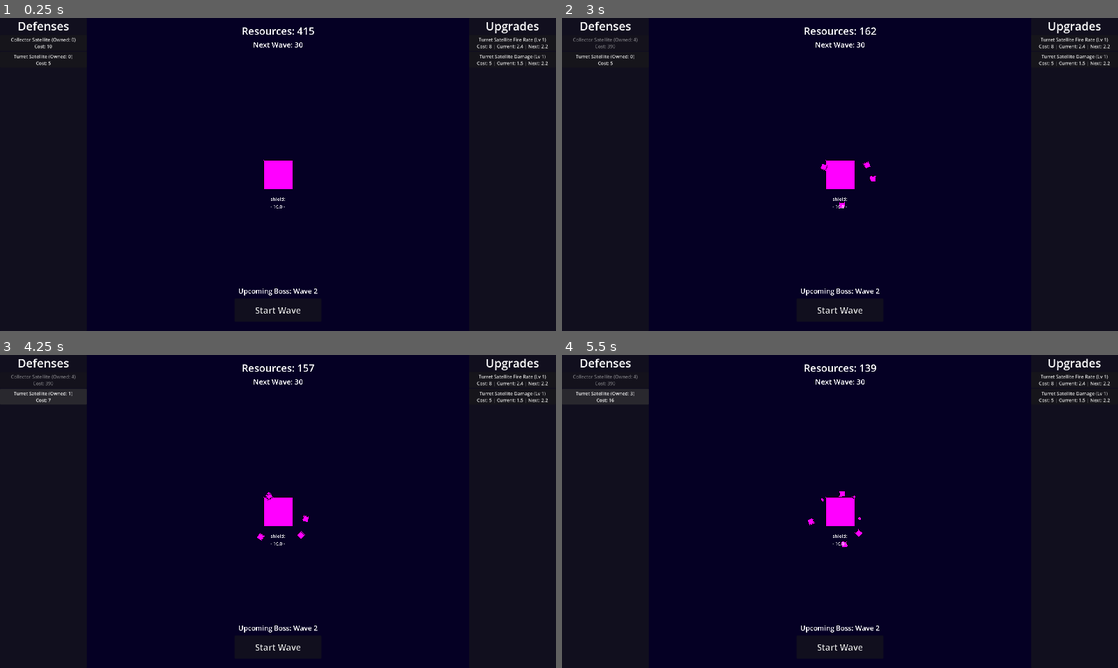
Above: before the commit, frames 1-4 (two rows, left to right).
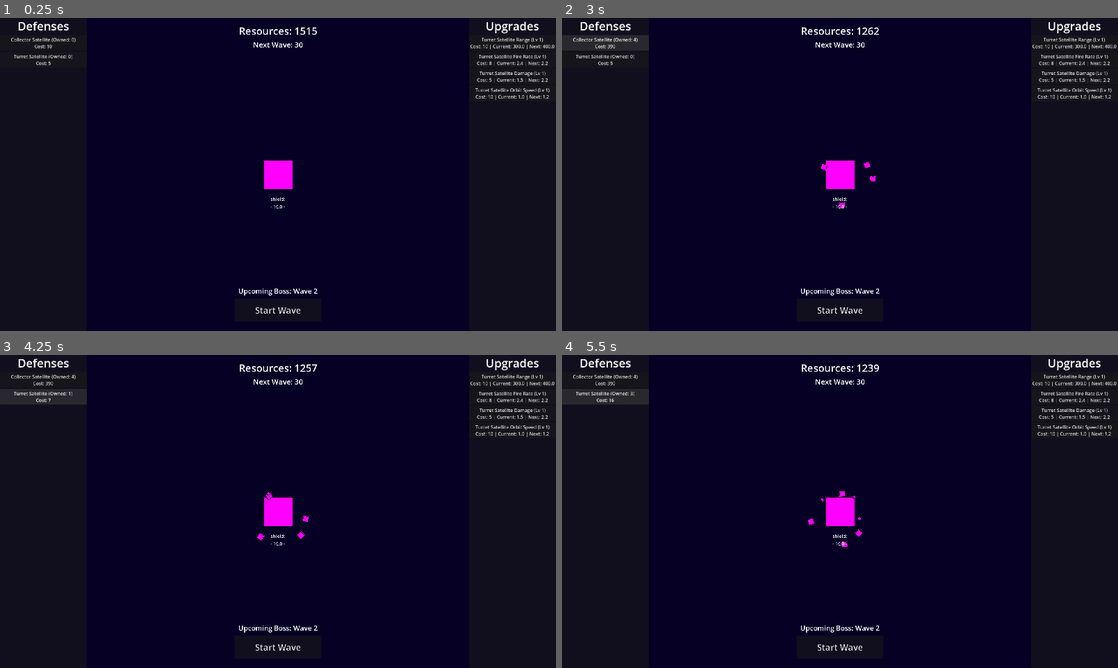
Above: after the commit, the same moments.

Repository: naeemR123/Learners-Game-Jam--2
Game: Godot game, scene res://Scenes/main.tscn
Two runs of this game, one before a commit and one after it. Both use one fixed random seed, a clock stepped at 60 frames per second and the inputs below.
Inputs:
- Up to frame 1 (0.25 s): no input
- Up to frame 2 (3 s): click "Collector Satellite (Owned: 0…" at 0.5 s; click "Collector Satellite (Owned: 1…" at 1.25 s; click "Collector Satellite (Owned: 2…" at 2 s; click "Collector Satellite (Owned: 3…" at 2.75 s
- Up to frame 3 (4.25 s): click "Turret Satellite (Owned: 0) C…" at 3.5 s
- Up to frame 4 (5.5 s): click "Turret Satellite (Owned: 1) C…" at 4.25 s; click "Turret Satellite (Owned: 2) C…" at 5 s

The runs differ from the first frame. In frame 1, 0.9% of the frame differs, in the area x 43-100%, y 2-27%; in frame 2, 1.0%, in the area x 2-100%, y 2-27%; in frame 3, 0.9%; in frame 4, 1.0%.

Commit message:
Added despawning, upgrades, bug, and reset fixes
Introduce despawn behavior for asteroids, projectiles, and resources (timers/margins); add visual hit-flash for asteroids. Add two new turret satellite upgrades (orbit_speed, range) and tweak existing upgrade descriptions. Harden Game_Manager: safer register_defense_stats, purchase_upgrade validation (only deducts resources after category check), and expanded game_reset to fully restore stats, upgrades, and defenses. Duplicate CollisionShape2D instances for satellites to avoid shared shapes. Misc: adjust collector/turret stats, increase starting resources, and add debug prints for registration/reset events.

Diff:
--- a/Scenes/main.tscn
+++ b/Scenes/main.tscn
@@ -9,7 +9,7 @@
 [node name="Main" type="Node2D" unique_id=1160054467]
 script = ExtResource("1_344ge")
 extra_resources = true
-extra_amount = 400
+extra_amount = 1500
 custom_wave = true
 wave_number = 30
 
--- a/Scenes/resource.tscn
+++ b/Scenes/resource.tscn
@@ -17,3 +17,9 @@
 
 [node name="Sprite2D" type="Sprite2D" parent="." unique_id=1761066741]
 texture = SubResource("PlaceholderTexture2D_2f3j8")
+
+[node name="DespawnTimer" type="Timer" parent="." unique_id=458538559]
+wait_time = 90.0
+one_shot = true
+
+[connection signal="timeout" from="DespawnTimer" to="." method="_on_timer_timeout"]
--- a/Scripts/Globals/game_manager.gd
+++ b/Scripts/Globals/game_manager.gd
@@ -73,15 +73,20 @@
 
 	dir.list_dir_end()	# CRITICAL : always needs to be called when done iterating
 
-
-# Checks 'default_stats' for resource.id , if not found, duplicates it under it's id
+	print(" | DEFENSES REGISTERED | ")
+
+
+# Checks arrays for defense , if not found, adds or duplicates it under it's id
 # Called by register_all_defenses()
 func register_defense_stats(defense: DefenseData) -> void:
 
-	# Safe for multiple calls : won't overwrite if entry exists
+	# Safe for multiple calls : won't write if entry exists
 	if not active_stats.has(defense.id):
 		# Duplicates to store an independant copy, instead of referencing the original
 		active_stats[defense.id] = defense.default_stats.duplicate()
+
+	# Safe for multiple calls : won't write if entry exists
+	if not all_defenses.has(defense):
 		all_defenses.append(defense)
 
 
@@ -110,7 +115,7 @@
 		file_name = dir.get_next()
 
 	dir.list_dir_end()	# CRITICAL
-
+	print(" | UPGRADES REGISTERED | ")
 
 # Checks 'all_upgrades' for resource , if not found, references it
 # Called by register_all_upgrades()
@@ -174,17 +179,22 @@
 
 	# Purchases if player has enough resources
 	if resources >= cost:
-		resources -= cost
-		upgrade.level_up()	# Increases Upgrade level
 
 		# Safety check : Only upgrades if it is a valid, registered category and property
 		if active_stats.has(upgrade.target_category):
+
+			resources -= cost
+			upgrade.level_up()	# Increases Upgrade level
+
 			# Updates the dictionary using the UpgradeData's ID
 			# Upgrades the specified category and property of the targeted Defense
 			active_stats[upgrade.target_category][upgrade.id] = upgrade.get_current_value()
+
 		else:
 			# Pushes if upgrade's target_category doesn't exist - meaning the category was never registered, or it is incorrect
 			push_warning("Purchase_upgrade: target_category '%s' not found in active_stats. Was it registered correctly?" % upgrade.target_category)
+			return false # Purchase unsuccessful : target_category not found in active_stats
+
 
 		# Tells UI to refresh
 		resources_changed.emit()
@@ -217,35 +227,51 @@
 
 # Game over function
 func trigger_game_over():
+	print(" ~ GAME OVER ~ ")
 	planet_destroyed = true
 	game_over.emit()			# Tells UI to display 'Game Over' screen
 	get_tree().paused = true	# Pauses game
 
 
+
 # Reset function | Connected to "Try Again?" Button on 'Game Over' screen
 func game_reset():
+
+	print(" ~ RESETTING GAME... ~ ")
 
 	# Resets values and properties
 	resources = 0
 	planet_destroyed = false
 	owned_defenses.clear()
+	print(" | GLOBAL STATE VARIABLES RESET | ")
 
 	# Sets everything to default values
 	active_stats["global"]["slow_down_amount"] = 1.00
 	active_stats["global"]["planet_shield"] = max_planet_shield
+	print(" | GLOBAL ACTIVE_STATS RESET | ")
 
 	WaveManager.reset() 	# Resets Wave to 1
 
 	# Runs reset() for all current upgrades : sets upgrade level to 1
 	for upgrade in all_upgrades:
 		upgrade.reset()
+	print(" | UPGRADE LEVELS RESET | ")
 
 	for defense in all_defenses:
 		defense.reset()
+	print(" | DEFENSE LEVELS RESET | ")
 
 	# Clears all data from Array, except 'global'
 	for key in active_stats.keys():
 		if key != "global":
 			active_stats.erase(key)
 
+	print(" | ACTIVE_STAT ARRAY RESET | ")
+
+	# Rebuilds stat library arrays
+	register_all_defenses()
+	register_all_upgrades()
+
 	get_tree().paused = false	# Unpauses game
+
+	print(" ~ GAME RESET COMPLETE ~ ")
--- a/Scripts/Globals/wave_manager.gd
+++ b/Scripts/Globals/wave_manager.gd
@@ -222,3 +222,5 @@
 	next_boss_wave = randi_range(15, 20)
 	wave_active = false
 	is_boss_wave = false
+
+	print(" | WAVE INFO RESET | ")
--- a/Scripts/Resources/Upgrades/turret_satellite_damage_upgrade.tres
+++ b/Scripts/Resources/Upgrades/turret_satellite_damage_upgrade.tres
@@ -8,7 +8,7 @@
 display_name = "Turret Satellite Damage"
 target_category = "turret_satellite"
 description = "Each Upgrade:
-- Increases damage for all turret satellites. (Increased Damage)"
+- Increases turret satellite damage."
 base_cost = 5
 cost_multiplier = 2.0
 base_value = 1.5
--- a/Scripts/Resources/Upgrades/turret_satellite_fire_rate_upgrade.tres
+++ b/Scripts/Resources/Upgrades/turret_satellite_fire_rate_upgrade.tres
@@ -8,7 +8,7 @@
 display_name = "Turret Satellite Fire Rate"
 target_category = "turret_satellite"
 description = "Each Upgrade:
-- Decreases time between shots for all turret satellites. (Decreased cooldown)"
+- Decreases time between shots for turret satellites."
 base_cost = 8
 cost_multiplier = 1.4
 base_value = 2.0
--- /dev/null
+++ b/Scripts/Resources/Upgrades/turret_satellite_orbit_speed_upgrade.tres
@@ -0,0 +1,16 @@
+[gd_resource type="Resource" script_class="UpgradeData" format=3 uid="uid://bcbvq630om7wr"]
+
+[ext_resource type="Script" uid="uid://b3n4xmqgxjhgf" path="res://Scripts/ResourceScripts/upgrade_data.gd" id="1_6gf63"]
+
+[resource]
+script = ExtResource("1_6gf63")
+id = "orbit_speed"
+display_name = "Turret Satellite Orbit Speed"
+target_category = "turret_satellite"
+description = "Each Upgrade:
+- Increases turret satellites orbit speed around the planet."
+base_cost = 10
+cost_multiplier = 1.5
+base_value = 1.0
+val_up_per_level = 0.2
+metadata/_custom_type_script = "uid://b3n4xmqgxjhgf"
--- /dev/null
+++ b/Scripts/Resources/Upgrades/turret_satellite_range_upgrade.tres
@@ -0,0 +1,16 @@
+[gd_resource type="Resource" script_class="UpgradeData" format=3 uid="uid://m77piueqiw3q"]
+
+[ext_resource type="Script" uid="uid://b3n4xmqgxjhgf" path="res://Scripts/ResourceScripts/upgrade_data.gd" id="1_ib32i"]
+
+[resource]
+script = ExtResource("1_ib32i")
+id = "range"
+display_name = "Turret Satellite Range"
+target_category = "turret_satellite"
+description = "Each Upgrade:
+- Increases turret satellites detection radius."
+base_cost = 10
+cost_multiplier = 1.5
+base_value = 300.0
+val_up_per_level = 100.0
+metadata/_custom_type_script = "uid://b3n4xmqgxjhgf"
--- a/Scripts/asteroid.gd
+++ b/Scripts/asteroid.gd
@@ -22,10 +22,12 @@
 var direction : Vector2
 # -
 
-# Despawning
+# - Despawning -
 @onready var screen_size : Vector2 = get_viewport_rect().size
 var despawn_margin : float = 200
+# -
 
+var hit_flash_tween : Tween
 var rotation_speed : float = randf_range(-0.8,0.8)	# Random rotation : Purely visual
 
 var planet: Area2D 			# Assigned at start()
@@ -42,7 +44,7 @@
 
 	# Safety Net : If no asteroid_type was given, aborts.
 	if not data:
-		queue_free()
+		despawn()
 		push_warning("No AsteroidData loaded. Asteroid aborted.")
 		return
 
@@ -112,16 +114,7 @@
 	global_position.y > screen_size.y + despawn_margin:
 		print(self, " despawned | Too far off screen")
 		wave.asteroid_death()
-		queue_free()
-
-
-# Processes damage from Defenses
-func take_damage(amount: float):
-	current_health -= amount
-	print("Asteroid hit! Damage taken: %.1f | Current Health: %.1f" % [amount, current_health])
-	# Add hit-flash here
-	if current_health <=0:
-		die()
+		despawn()
 
 
 # Processes collision damage to Planet and destroys asteroid
@@ -133,20 +126,42 @@
 	else:
 		game.take_damage(damage)	# Runs function in Game_Manager, tracking Planet shield
 		wave.asteroid_death()		# Runs function in WaveManager, tracking asteroid death
-		queue_free()				# Deletes this instance
+		despawn()				# Deletes this instance
 		print("Planet hit")
+
+
+# Processes damage from Defenses
+func take_damage(amount: float):
+	current_health -= amount
+	print(" Asteroid hit! Damage taken: %.1f | Current Health: %.1f" % [amount, current_health])
+
+	# Hit Flash - Visual Effect
+	# Kills pre-existing hit-flash before starting a new one
+	if hit_flash_tween and hit_flash_tween.is_valid(): hit_flash_tween.kill()
+	sprite.modulate = Color(4,4,4)
+	hit_flash_tween = create_tween()
+	hit_flash_tween.tween_property(sprite, "modulate", Color(1,1,1), 0.2)
+
+	if current_health <=0:
+		die()
 
 
 # Destroys asteroid (from death by Defenses), dropping
 # assigned amount of resources and tells WaveManager
 func die():
+
 	# Randomly chooses an amount based on the min and max values of resources, then spawns that amount
 	var randamount = randi_range(resource_min, resource_max)
 	for i in randamount:
 		var resource = resource_scene.instantiate()
 		resource.global_position = global_position
 		get_tree().current_scene.call_deferred("add_child", resource)
+		resource.call_deferred("start")
 
 
 	wave.asteroid_death()	# Runs function in WaveManager, tracking asteroid death
-	queue_free()	# Deletes this instance
+	despawn()	# Deletes this instance
+
+
+func despawn() -> void:
+	queue_free()
--- a/Scripts/collector_satellite.gd
+++ b/Scripts/collector_satellite.gd
@@ -4,8 +4,9 @@
 @onready var game := Game_Manager
 
 
-@onready var satellite: Area2D = $Satellite
-@onready var collection_zone: Area2D = $Satellite/CollectionZone
+@onready var satellite : Area2D = $Satellite
+@onready var collector_range : CollisionShape2D = $Satellite/Range
+@onready var collection_zone : Area2D = $Satellite/CollectionZone
 @onready var planet : Area2D = get_tree().get_first_node_in_group("Planet")
 
 
@@ -15,8 +16,8 @@
 var my_range : float = 100.0
 var my_orbit_speed : float = 0.5
 var orbit_speed_variance : float = 0.3
-var my_collection_speed : float = 100
-var my_collection_strength : float = 5
+var my_collection_speed : float = 80
+var my_collection_strength : float = 0.5
 
 func initialize(data: SatelliteData):
 	my_id = data.id
@@ -32,6 +33,7 @@
 		return
 	global_position = planet.global_position
 	satellite.position.x = my_orbit_radius
+	collector_range.shape = collector_range.shape.duplicate()
 
 	# Connects the Area2D signals via code
 	collection_zone.area_entered.connect(_on_collection_area_entered)
@@ -45,6 +47,7 @@
 	my_collection_strength = game.active_stats[my_id][StatIDs.SAT_COLLECTION_STRENGTH]
 	my_orbit_speed = game.active_stats[my_id][StatIDs.ORBIT_SPEED]
 	my_range = game.active_stats[my_id][StatIDs.RANGE]
+	collector_range.shape.radius = my_range
 
 func _process(delta: float) -> void:
 
@@ -85,4 +88,4 @@
 # Mask is set to 4, meaning 'area' is guaranteed to be a Resource
 func _on_collection_area_entered(area: Area2D) -> void:
 	game.add_resource(1)
-	area.queue_free()
+	area.despawn()
--- a/Scripts/projectile.gd
+++ b/Scripts/projectile.gd
@@ -1,8 +1,14 @@
 extends Area2D
+
+
+# Despawning
+@onready var screen_size : Vector2 = get_viewport_rect().size
+var despawn_margin : float = 200
 
 @export var speed : float = 400.0
 var direction: Vector2
 var damage : float
+
 
 func start(start_pos: Vector2, target_pos: Vector2, damage_stat: float) -> void:
 	damage = damage_stat
@@ -17,8 +23,22 @@
 func _physics_process(delta: float) -> void:
 	global_position += direction * speed * delta
 
+		# Checks and despawns projectile is off-screen by 'despawn_margin' amount
+	if \
+	global_position.x < -despawn_margin or \
+	global_position.x > screen_size.x + despawn_margin or \
+	global_position.y < -despawn_margin or \
+	global_position.y > screen_size.y + despawn_margin:
+		print("Projectile despawned : Too far off screen")
+		_despawn()
 
+
+# If hits asteroid, then applies damage and despawns
 func _on_area_entered(asteroid: Area2D) -> void:
 	# Destorys asteroid, then destroys self
 	asteroid.take_damage(damage)
+	_despawn()
+
+
+func _despawn() -> void:
 	queue_free()
--- a/Scripts/resource.gd
+++ b/Scripts/resource.gd
@@ -1,5 +1,9 @@
 extends Area2D
 
+
+@onready var timer: Timer = $DespawnTimer
+
+@export var despawn_time : int = 90 # seconds
 
 var speed := randf_range(20,50)					# Sets random speed
 var direction : Vector2
@@ -7,7 +11,10 @@
 
 var swarm_offset : Vector2
 
-func _ready() -> void:
+
+func start() -> void:
+
+	timer.start(despawn_time)
 
 	direction = Vector2(randf_range(-1,1),randf_range(-1,1))		# Sets a random direction
 	#print("Resource spawned | Position: ", global_position, " | Direction: ", direction)
@@ -15,7 +22,17 @@
 	swarm_offset = Vector2(randf_range(-5,5),randf_range(-5,5))	# Sets a random offset when clustered
 
 
+
 func _process(delta: float) -> void:
 	# Produces movement and rotation
 	global_position += direction * speed * delta
 	rotation += rotation_speed * delta
+
+
+func _on_timer_timeout() -> void:
+	print("Resource despawned : Timed out")
+	despawn()
+
+
+func despawn() -> void:
+	queue_free()
--- a/Scripts/turret_satellite.gd
+++ b/Scripts/turret_satellite.gd
@@ -8,6 +8,7 @@
 
 @onready var turret_body : Node2D = $Turret
 @onready var sensor : Area2D = $Turret/Range
+@onready var turret_range : CollisionShape2D = $Turret/Range/CollisionShape2D
 @onready var muzzle : Marker2D = $Turret/Muzzle
 @onready var firerate: Timer = $Turret/Firerate
 @onready var planet : Area2D = get_tree().get_first_node_in_group("Planet")
@@ -24,6 +25,7 @@
 	my_id = data.id
 	my_orbit_radius = randf_range(data.orbit_radius - 20, data.orbit_radius + 20)
 
+
 	# Randomizes starting angle so they don't all spawn at the exact same spot
 	rotation = randf_range(0, TAU)		# TAU is 360 degrees in radians
 
@@ -31,6 +33,8 @@
 func _ready() -> void:		# Runs after initialize()
 	global_position = planet.global_position
 	turret_body.position.x = my_orbit_radius
+	turret_range.shape = turret_range.shape.duplicate()
+
 	game.stats_changed.connect(update_satellite_stats)
 	update_satellite_stats()
 
@@ -41,6 +45,8 @@
 	my_turn_speed = game.active_stats[my_id][StatIDs.TURN_SPEED]
 	my_damage = game.active_stats[my_id][StatIDs.DAMAGE]
 	my_range = game.active_stats[my_id][StatIDs.RANGE]
+	turret_range.shape.radius = my_range
+
 
 
 func _process(delta: float) -> void:
